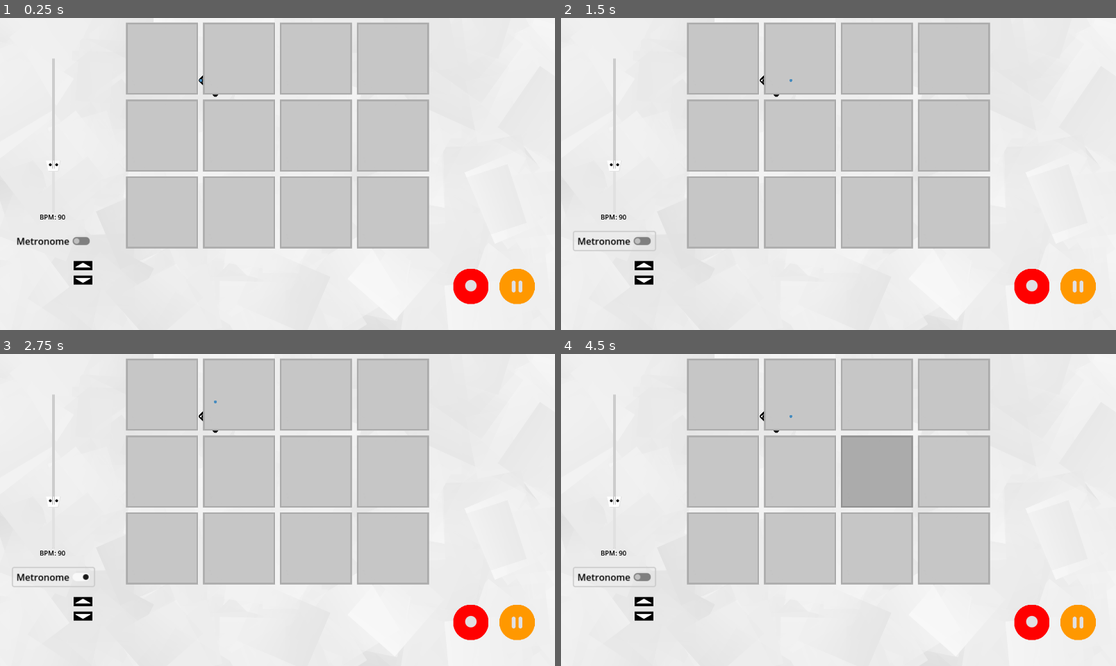
Above: before the commit, frames 1-4 (two rows, left to right).
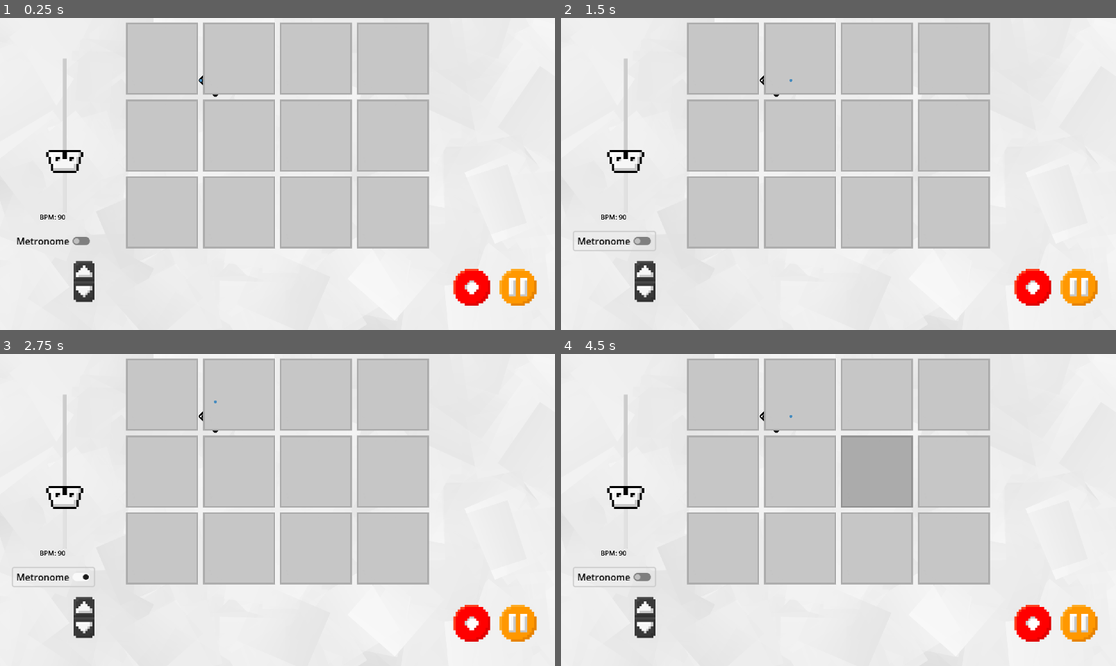
Above: after the commit, the same moments.

Repository: avery-gallant/hci-group-project
Game: Godot game, scene res://scenes/station.tscn
The game is run twice, just before and just after one commit, with the same random seed, the same clock (stepped at 60 frames per second) and the same inputs.
Inputs (mouse positions are in pixels of both pictures, inside the frame that each line leads up to):
- Up to frame 1 (0.25 s): no input
- Up to frame 2 (1.5 s): click "Metronome" at 0.5 s; click "Metronome" at 1.25 s
- Up to frame 3 (2.75 s): click "Metronome" at 2 s
- Up to frame 4 (4.5 s): tap Enter at 2.75, 4.25 s; move the mouse to (960, 494) at 2.77 s; click (960, 494) at 2.92 s; tap Space at 3.5 s; move the mouse to (727, 525) at 3.52 s; click (727, 525) at 3.67 s; move the mouse to (894, 441) at 4.27 s; click (894, 441) at 4.42 s

The runs differ from the first frame. In frame 1, 1.6% of the frame differs, in the area x 3-97%, y 13-93%; in frame 2, 1.6%; in frame 3, 1.6%; in frame 4, 1.6%.

Commit message:
textures

Diff:
--- a/Hci project/project.godot
+++ b/Hci project/project.godot
@@ -25,3 +25,8 @@
 [input_devices]
 
 pointing/emulate_touch_from_mouse=true
+
+[rendering]
+
+textures/canvas_textures/default_texture_filter=0
+anti_aliasing/quality/screen_space_aa=1
--- a/Hci project/scenes/grid_1.gd
+++ b/Hci project/scenes/grid_1.gd
@@ -19,5 +19,4 @@
 		if((xIndex+1)%int(dimensions.x) == 0): yIndex+=1
 		xIndex = (xIndex+1)%int(dimensions.x)
 		button.colour = colours[i]
-		print(button.colour)
 		i += 1
--- a/Hci project/scenes/metronome.tscn
+++ b/Hci project/scenes/metronome.tscn
@@ -6,16 +6,15 @@
 [ext_resource type="AudioStream" uid="uid://clmohirre0rv" path="res://metronomebig.wav" id="3_0gny5"]
 [ext_resource type="Texture2D" uid="uid://d0k306tgqqc1x" path="res://texture/metronome_grabber_grabbed.png" id="3_rrwut"]
 [ext_resource type="AudioStream" uid="uid://basrwdvrj1fs5" path="res://metronomesmall.wav" id="4_vbxja"]
-[ext_resource type="Texture2D" uid="uid://wg3fovjjbr4k" path="res://texture/upPlaceholder.png" id="5_vtqou"]
-[ext_resource type="Texture2D" uid="uid://cc80be2hjo4kr" path="res://texture/upInvPlaceholder.png" id="6_hp25g"]
-[ext_resource type="Texture2D" uid="uid://cyaqwdc8j7qdy" path="res://texture/downPlaceholder.png" id="7_bm23j"]
-[ext_resource type="Texture2D" uid="uid://bf4ygs3o8m5nd" path="res://texture/downInvPlaceholder.png" id="8_d1fux"]
+[ext_resource type="Texture2D" uid="uid://b80ee2q2ihlxk" path="res://texture/uparrow.png" id="7_260x1"]
+[ext_resource type="Texture2D" uid="uid://dva5nulhybr32" path="res://texture/uparrow_pressed.png" id="8_mfvro"]
+[ext_resource type="Texture2D" uid="uid://fq34avo8cx2x" path="res://texture/downarrow.png" id="9_de1fy"]
+[ext_resource type="Texture2D" uid="uid://cr37216saldsd" path="res://texture/downarrow_pressed.png" id="10_jldkr"]
 
 [sub_resource type="StyleBoxFlat" id="StyleBoxFlat_5f4i2"]
-bg_color = Color(0.617014, 0.624845, 0.259357, 1)
-border_width_left = 5
-border_width_top = 5
-border_width_right = 5
+border_width_left = 8
+border_width_top = 8
+border_width_right = 8
 border_width_bottom = 5
 corner_detail = 12
 
@@ -43,7 +42,7 @@
 offset_left = -25.0
 offset_top = 532.0
 offset_right = 507.0
-offset_bottom = 582.0
+offset_bottom = 660.0
 rotation = -1.5708
 theme_override_icons/grabber = ExtResource("2_cwptv")
 theme_override_icons/grabber_highlight = ExtResource("3_rrwut")
@@ -75,13 +74,13 @@
 
 [node name="TSUP" type="TouchScreenButton" parent="."]
 position = Vector2(70, 700)
-texture_normal = ExtResource("5_vtqou")
-texture_pressed = ExtResource("6_hp25g")
+texture_normal = ExtResource("7_260x1")
+texture_pressed = ExtResource("8_mfvro")
 
 [node name="TSDN" type="TouchScreenButton" parent="."]
-position = Vector2(70, 750)
-texture_normal = ExtResource("7_bm23j")
-texture_pressed = ExtResource("8_d1fux")
+position = Vector2(70, 770)
+texture_normal = ExtResource("9_de1fy")
+texture_pressed = ExtResource("10_jldkr")
 
 [connection signal="toggled" from="toggleMetronome" to="." method="_on_toggle_metronome_toggled"]
 [connection signal="drag_ended" from="bpmSlider" to="." method="_on_h_slider_drag_ended"]
--- a/Hci project/scenes/sound_loader.tscn
+++ b/Hci project/scenes/sound_loader.tscn
@@ -1,8 +1,6 @@
-[gd_scene load_steps=4 format=3 uid="uid://0200lxkam878"]
+[gd_scene load_steps=3 format=3 uid="uid://0200lxkam878"]
 
 [ext_resource type="Script" path="res://scripts/sound_loader.gd" id="1_lbqme"]
-
-[sub_resource type="Theme" id="Theme_gmbwy"]
 
 [sub_resource type="CircleShape2D" id="CircleShape2D_nx7w1"]
 
@@ -15,15 +13,6 @@
 
 [node name="buttons" type="Node2D" parent="."]
 
-[node name="Label" type="Label" parent="."]
-offset_right = 40.0
-offset_bottom = 23.0
-pivot_offset = Vector2(20, 11.5)
-theme = SubResource("Theme_gmbwy")
-text = "(0, 0)"
-horizontal_alignment = 1
-vertical_alignment = 1
-
 [node name="bigButton" type="Area2D" parent="."]
 
 [node name="CollisionShape2D" type="CollisionShape2D" parent="bigButton"]
--- a/Hci project/scripts/sound_loader.gd
+++ b/Hci project/scripts/sound_loader.gd
@@ -21,6 +21,7 @@
 
 func _ready():
 	await get_parent().get_parent()._ready()
+	colour = get_parent().colour
 	$bigButton/CollisionShape2D.shape.radius = 2.5*ringRadius
 	visible = false
 	scanFile()
@@ -29,11 +30,6 @@
 	music = AudioStreamPlayer.new()
 	add_child(music)
 	audioLoader = AudioLoader.new()
-
-	$Label.set("theme_override_colors/font_color", Color(0, 0, 0, 1))
-
-	colour = get_parent().colour
-	print(colour)
 
 func scanFile():
 	dir = DirAccess.open(path)
@@ -44,6 +40,11 @@
 		var button = Area2D.new()
 		button.name = file
 
+		var bg = Sprite2D.new()
+		bg.scale = Vector2(1, 1)
+		bg.texture = load("res://texture/white_circle.png")
+		button.add_child(bg)
+
 		var shape = CollisionShape2D.new()
 		shape.name = "shape"
 		shape.shape = CircleShape2D.new()
@@ -53,8 +54,8 @@
 		text.name = "text"
 		text.text = button.name
 
-		text.add_theme_color_override("font_outline_color", Color(0, 0, 0, 1))
-		text.add_theme_constant_override("outline_size", 3)
+		#text.add_theme_color_override("font_outline_color", Color(0, 0, 0, 1))
+		#text.add_theme_constant_override("outline_size", 3)
 		text.set("z_index", 1)
 		button.add_child(text)
 
@@ -64,6 +65,7 @@
 		var texture = load("res://texture/soundloader_button.png");
 		var sprite = Sprite2D.new()
 		sprite.texture = texture
+		sprite.modulate = colour
 		button.add_child(sprite)
 
 		$buttons.add_child(button)
Binary file added: Hci project/texture/downarrow.png
Not shown, added: Hci project/texture/downarrow.png.import
Binary file added: Hci project/texture/downarrow_pressed.png
Not shown, added: Hci project/texture/downarrow_pressed.png.import
Binary file changed: Hci project/texture/metronome_grabber.png
Binary file changed: Hci project/texture/metronome_grabber_grabbed.png
Binary file changed: Hci project/texture/pausebutton.png
Binary file changed: Hci project/texture/pausebutton_pressed.png
Binary file changed: Hci project/texture/playbutton.png
Binary file changed: Hci project/texture/playbutton_pressed.png
Binary file changed: Hci project/texture/recordbutton.png
Binary file changed: Hci project/texture/recordbutton_pressed.png
(and 7 more such lines)
